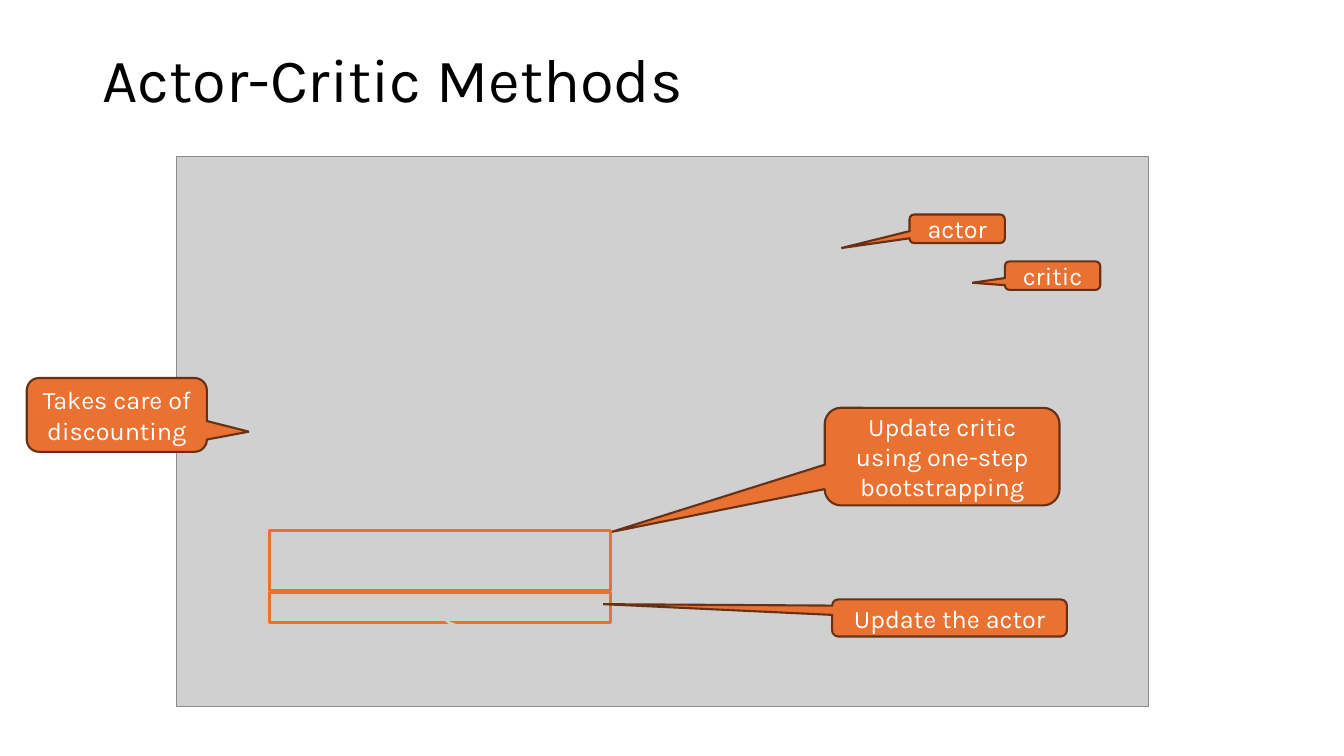
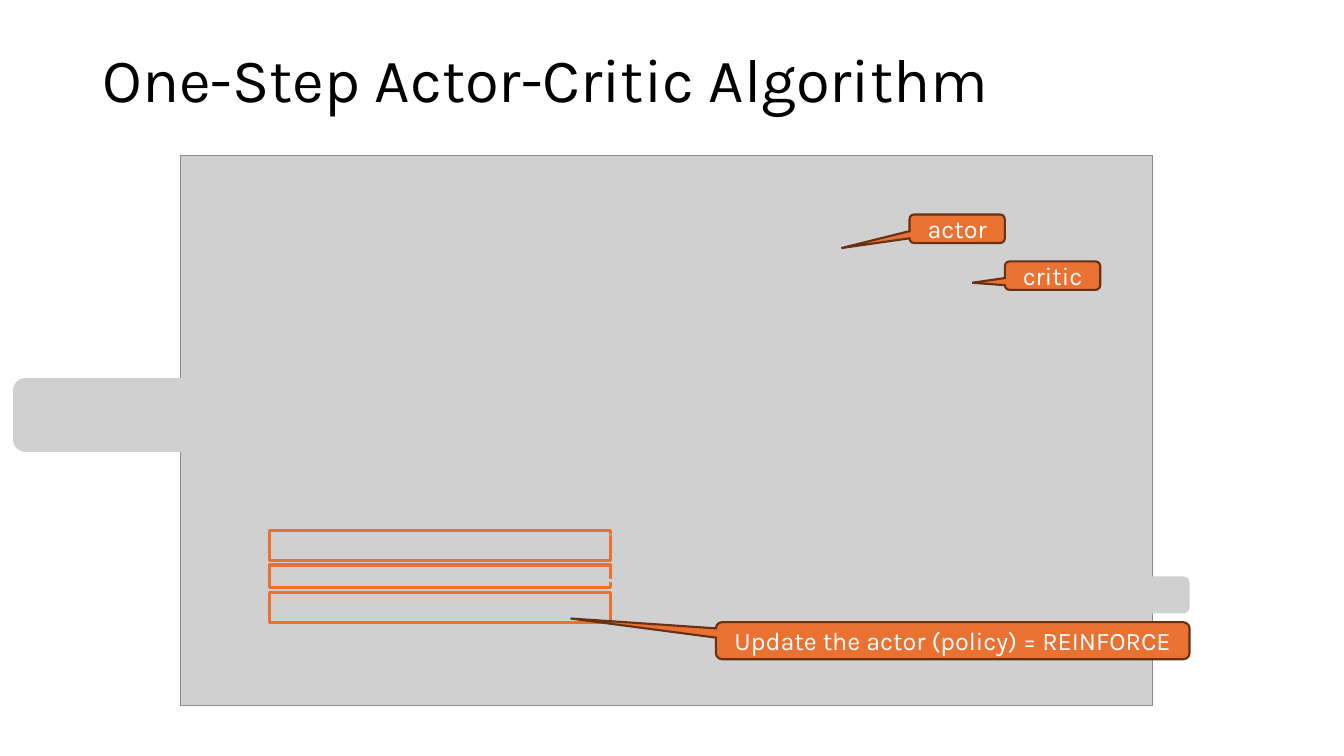
Before and after one commit to mhahsler/Introduction_to_Reinforcement_Learning, a slide deck: slide 12 of slides/Lecture_Chapter13.pptx (slide 9 before the commit). Drawn at 1344x756 pixels with LibreOffice and Linux fonts; fonts in the diff are those of the drawing; grey boxes stand for pictures. Boxes give left, top, right and bottom in pixels: in the first picture for what was removed or moved away, otherwise in the second. Text is boxed around its words. In the diff, an @@ line names an element or a change of style, - is before the commit and + after.

```diff
--- a/slides/Lecture_Chapter13.pptx
+++ b/slides/Lecture_Chapter13.pptx
@@ title at <box>102,59,988,117</box>: text changed @@
-Actor-Critic Methods
+One-Step Actor-Critic Algorithm
@@ picture: place and size @@
-picture at <box>176,156,1149,707</box>
+picture at <box>180,156,1153,707</box>
@@ picture added at <box>13,378,207,452</box> @@
@@ rounded speech box removed at <box>27,378,208,452</box> @@
-Takes care of discounting
@@ rounded speech box removed at <box>825,408,1060,506</box> @@
-Update critic using one-step bootstrapping
@@ picture added at <box>673,484,1104,521</box> @@
@@ rectangle: place and size @@
-rectangle at <box>269,530,610,591</box>
+rectangle at <box>269,530,610,561</box>
@@ rectangle added at <box>269,566,610,589</box>, outline #E97132 2.25 pt @@
@@ picture added at <box>716,577,1190,614</box> @@
@@ rounded speech box "Update the actor (policy) = ...": place and size @@
-rounded speech box "Update the actor (policy) = ..." at <box>833,600,1068,637</box>
+rounded speech box "Update the actor (policy) = ..." at <box>716,622,1190,659</box>
@@ rounded speech box "Update the actor (policy) = ..." at <box>716,622,1190,659</box>: proportions changed @@
@@ text in rounded speech box at <box>734,632,1170,656</box>: text changed @@
-Update the actor
+Update the actor (policy) = REINFORCE
```
Also in this commit, not shown: 4 other slides changed, 3 slides added, 21 other files.
